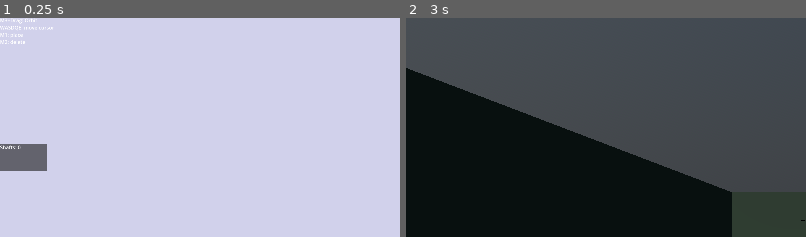
Above: before the commit, frames 1-2 (left to right).
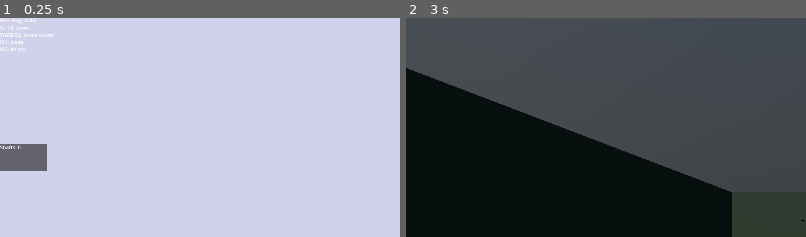
Above: after the commit, the same moments.

Repository: Spaghetworks/Spaghetworks
Game: Godot game, scene res://SceneStateMachine.tscn
Two runs of this game, one before a commit and one after it. Both use one fixed random seed, a clock stepped at 60 frames per second and the inputs below.
Inputs:
- Up to frame 1 (0.25 s): no input
- Up to frame 2 (3 s): click "Restart Editor" at 0.5 s; click "Restart Editor" at 1.25 s; click "Restart Editor" at 2 s; click "Go To Sim" at 2.75 s
The pictures show only the part of the screen within x 0-50%, y 4-54%; the shares and areas given below are measured in that part.

The runs differ from the first frame. In frame 1, 0.2% of the frame differs, in the area x 0-14%, y 3-16%; in frame 2, nothing differs.

Commit message:
feat(editor): add text about scrolling to controls hint

Diff:
--- a/EditorSystem/Editor_UI.tscn
+++ b/EditorSystem/Editor_UI.tscn
@@ -85,8 +85,9 @@
 layout_mode = 0
 offset_top = 50.0
 offset_right = 248.0
-offset_bottom = 146.0
+offset_bottom = 170.0
 text = "M3+Drag: Orbit
+Scroll: Zoom
 WASDQE: move cursor
 M1: place
 M2: delete"
